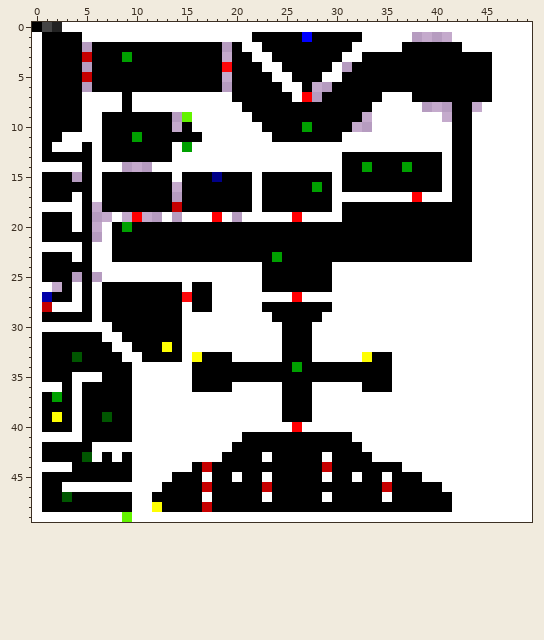
Pixel-art sprite, stored at DungeonCrawler/Art/l1.png. The picture above was drawn from the file before the commit.
The file is 50x50 pixels. Pixels under 10% opacity are left out. Colours within 5 levels of each other are drawn and written as one.
New version:
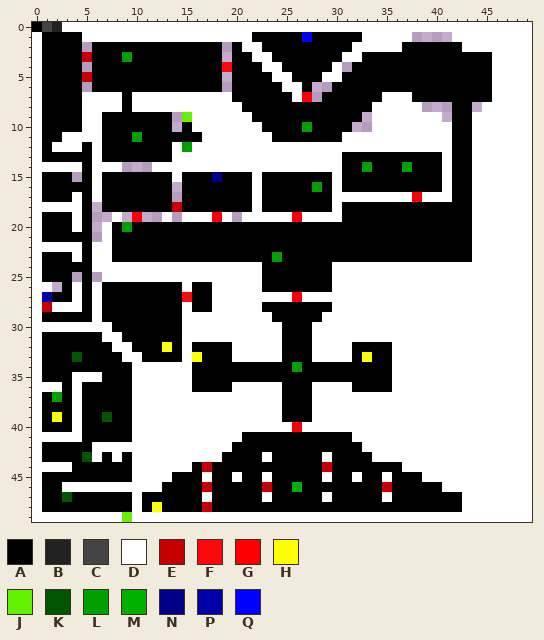
Palette (. is transparent): A #000000  B #222222  C #444444  D #ffffff  E #c60000  F #ff0001f3  G #ff0002  H #fefe02fe  J #63f300  K #005600  L #00a000  M #00b000  N #000088  P #0000aa  Q #0000ff
What changed:
Colour D becomes colour A in row 32 at x 16 to 19 and 32 to 35; in row 33 at x 32; in row 36 at x 32; in rows 47 to 48 at x 11 and 42.
Colour A becomes colour M in row 46 at x 26.
